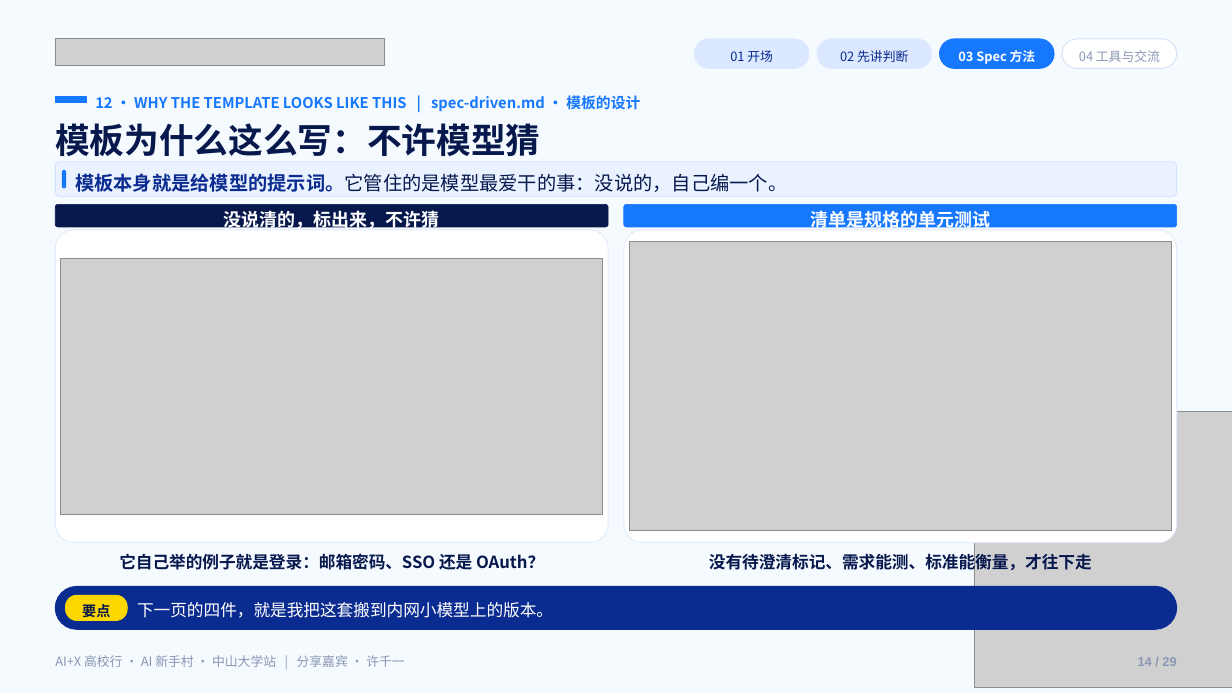
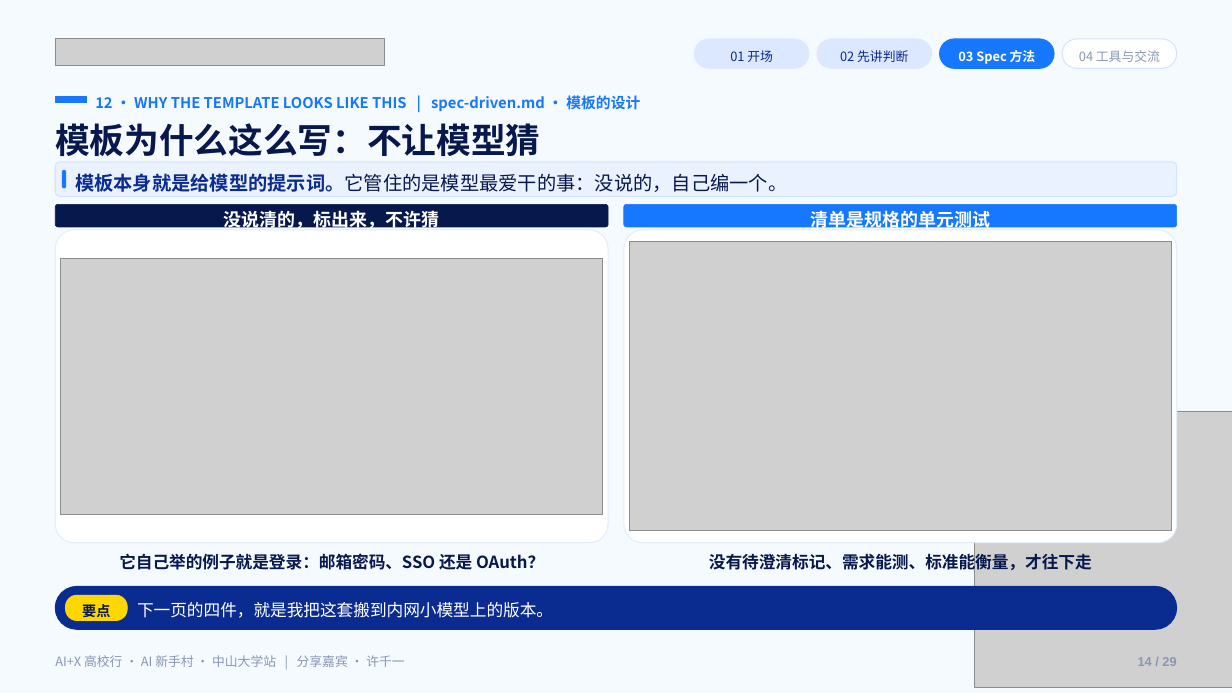
Before and after one commit to Frocir/aix-talk, a slide deck: slide 14 of aix-talk-26pages.pptx. Drawn at 1232x693 pixels with LibreOffice and Linux fonts; fonts in the diff are those of the drawing; grey boxes stand for pictures. Boxes give left, top, right and bottom in pixels: in the first picture for what was removed or moved away, otherwise in the second. Text is boxed around its words. In the diff, an @@ line names an element or a change of style, - is before the commit and + after.

```diff
--- a/aix-talk-26pages.pptx
+++ b/aix-talk-26pages.pptx
@@ text at (x1=55, y1=123, x2=540, y2=156): text changed @@
-模板为什么这么写：不许模型猜
+模板为什么这么写：不让模型猜
```
Also in this commit, not shown: 8 other slides changed, 2 other files.
